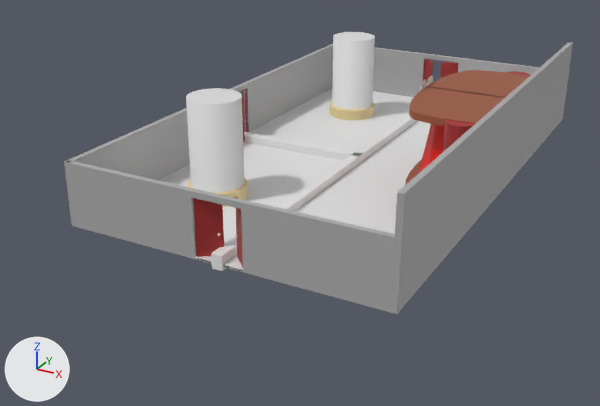
What one commit did to the Blender file theroom/excersizes/teater/theater.blend.
Camera for both pictures: a camera (50 mm lens) standing at (25.3, -55.7, 23.2) and looking at (-3.5, -3.3, -3.0). Arrows for +X, +Y and +Z are at lower left; the lights stay in place.
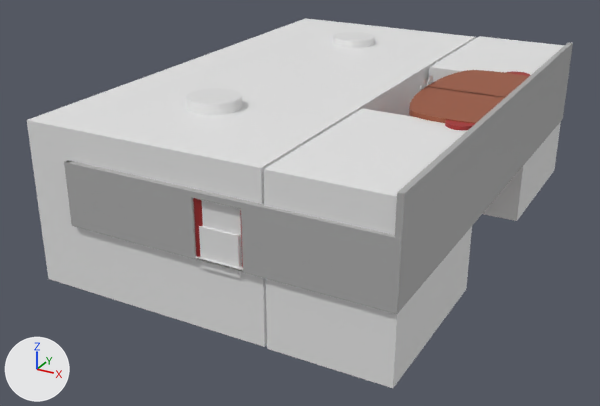
What differs and where, as boxes [x1, y1, x2, y2] in the pictures (600 x 406 px):
'front.zone', added: after [27, 18, 475, 347]
'rightside.zone.001', added: after [264, 109, 472, 388]
'leftside.zone', added: after [429, 36, 565, 221]
'door.zone.002', added: after [199, 226, 241, 278]
'Plane', unchanged, covered by the edit: before [159, 88, 431, 270]; after [196, 256, 243, 270]
'Cube.005', unchanged, covered by the edit: before [64, 44, 333, 224]; after [64, 160, 72, 224]
'Søjle 2.001', unchanged, covered by the edit: before [186, 88, 248, 207]; after [186, 88, 242, 115]
'Søjle 2', unchanged, covered by the edit: before [329, 32, 375, 120]; after [333, 32, 375, 48]

What changed in the scene script:
```text
Add ob_rightside_zone_001:
    ob_rightside_zone_001 = bpy.data.objects.new('rightside.zone.001', me_cube_001.copy())  # the mesh of ob_carpet_zone_001
    ob_rightside_zone_001.location = (7.11, -12.82, 0.68)
    ob_rightside_zone_001.scale = (4.12, 6.4, 5.83)
Add ob_leftside_zone:
    ob_leftside_zone = bpy.data.objects.new('leftside.zone', me_cube_001.copy())  # the mesh of ob_carpet_zone_001
    ob_leftside_zone.location = (7.11, 12.66, 0.68)
    ob_leftside_zone.scale = (4.12, 6.4, 5.83)
Add ob_front_zone:
    ob_front_zone = bpy.data.objects.new('front.zone', me_cube_001.copy())  # the mesh of ob_carpet_zone_001
    ob_front_zone.location = (-6.09, -0.24, 0.68)
    ob_front_zone.scale = (8.84, 18.9, 5.83)
Add ob_door_zone_002:
    ob_door_zone_002 = bpy.data.objects.new('door.zone.002', me_cube_001.copy())  # the mesh of ob_carpet_zone_001
    ob_door_zone_002.location = (-0.19, -17.91, 0.65)
    ob_door_zone_002.scale = (1.38, 1.38, 1.38)
```
